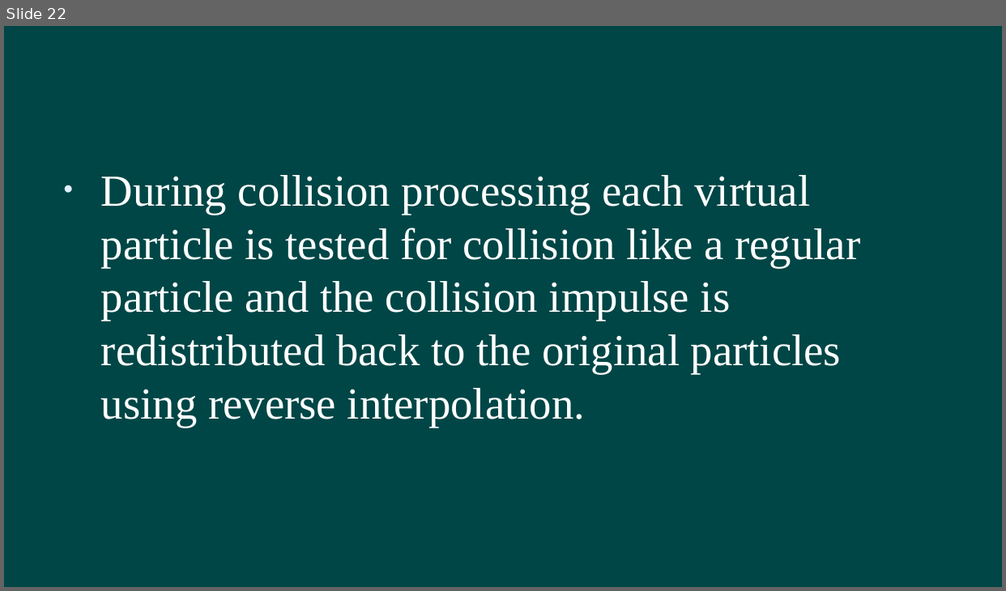
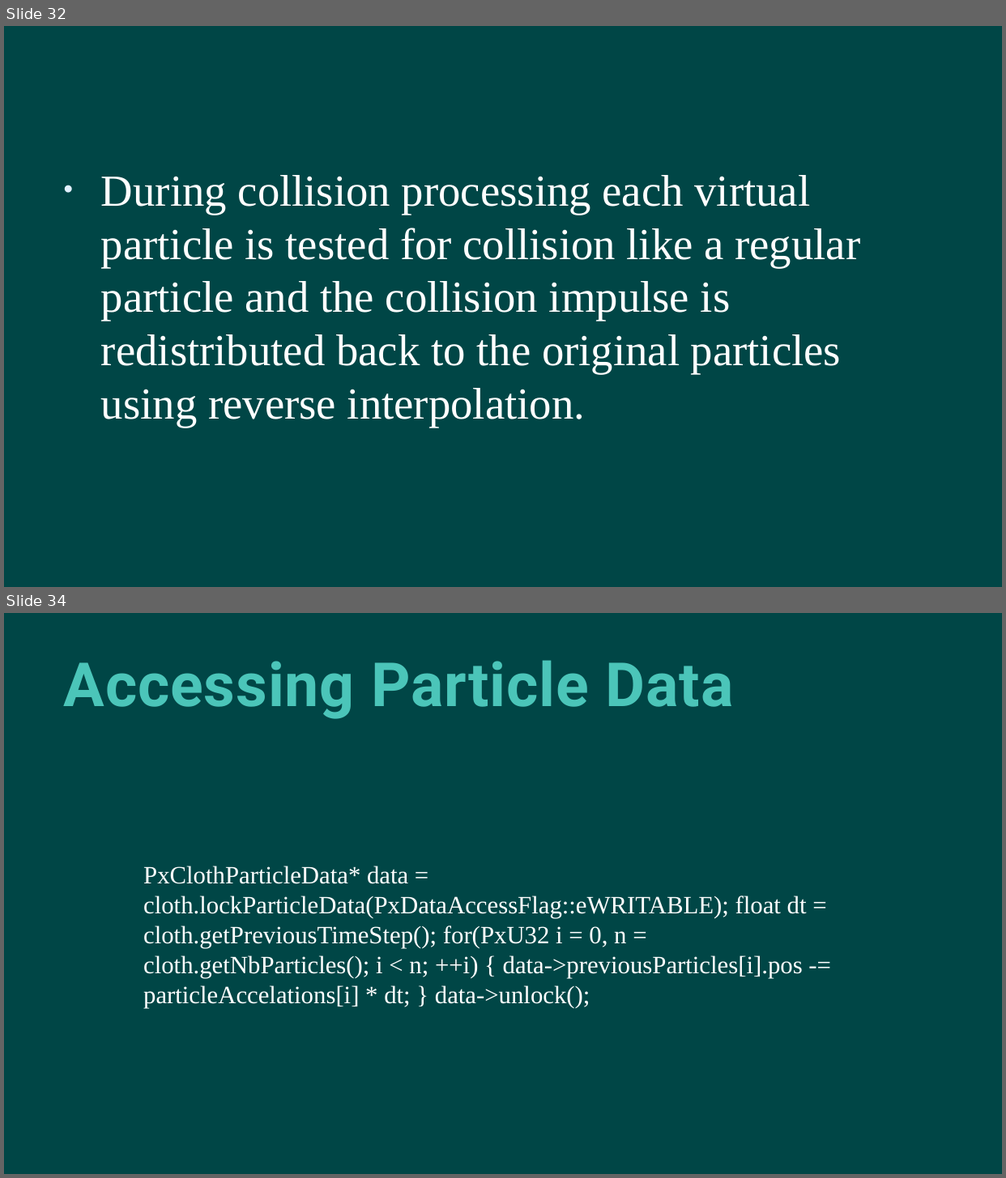
Before and after one commit to hanhonglei/Course_GamePhysics, a slide deck: Slides/9 布料 new/布料.pptx. Shown one above the other, each under a label of ours: slide 22 before the commit, slides 32 and 34 after it; the slides between them are not shown. The pictures are 1006x591 and 1006x1178 pixels, drawn with LibreOffice and Linux fonts; fonts in the diff are those of the drawing; background and template pictures are left out. Boxes give left, top, right and bottom in pixels: in the first picture for what was removed or moved away, otherwise in the second. Text is boxed around its words. In the diff, an @@ line names an element or a change of style, - is before the commit and + after.

```diff
--- a/Slides/9 布料 new/布料.pptx
+++ b/Slides/9 布料 new/布料.pptx
@@ slide 34 added at (4, 613, 1002, 1174), background #004646 @@
@@ title added at (64, 660, 734, 719), 44 pt, text #4BC5B9, bold @@
+Accessing Particle Data
@@ text added at (143, 866, 807, 1008), 18 pt, text #FFFFFF @@
+PxClothParticleData* data = cloth.lockParticleData(PxDataAccessFlag::eWRITABLE); float dt = cloth.getPreviousTimeStep(); for(PxU32 i = 0, n = cloth.getNbParticles(); i < n; ++i) { data->previousParticles[i].pos -= particleAccelations[i] * dt; } data->unlock();
@@ what was slide 22 is now slide 32 @@
```
Also in this commit, not shown: 4 slides changed, 10 other slides added, 2 slides removed, 13 other files.
